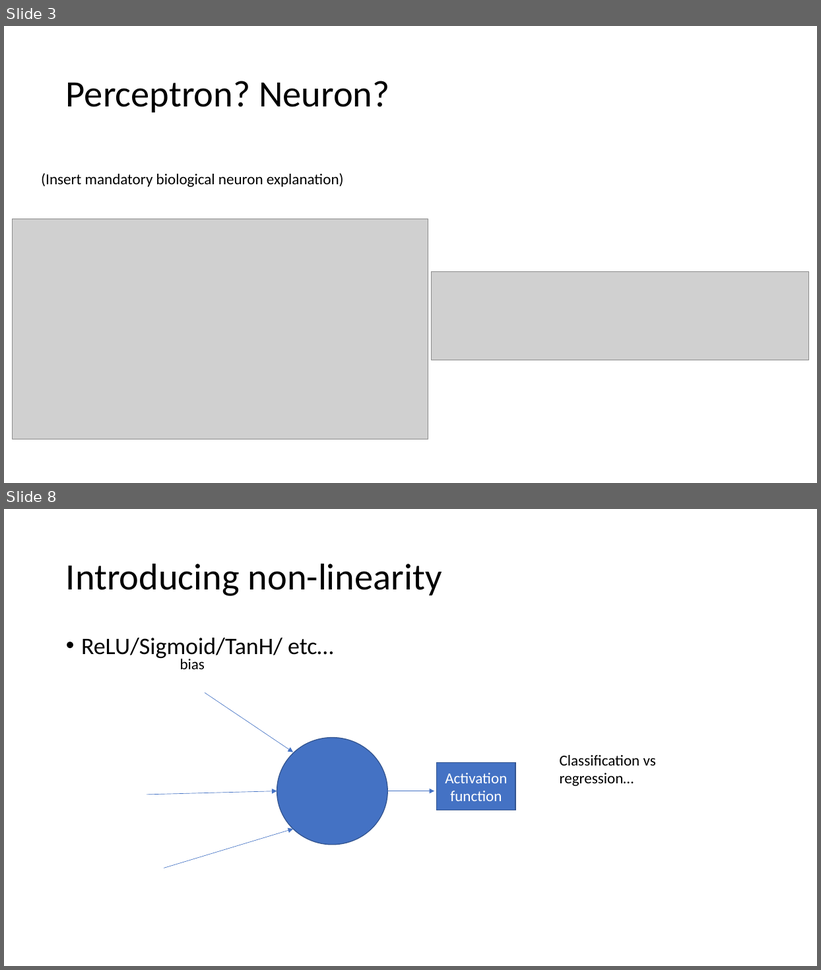
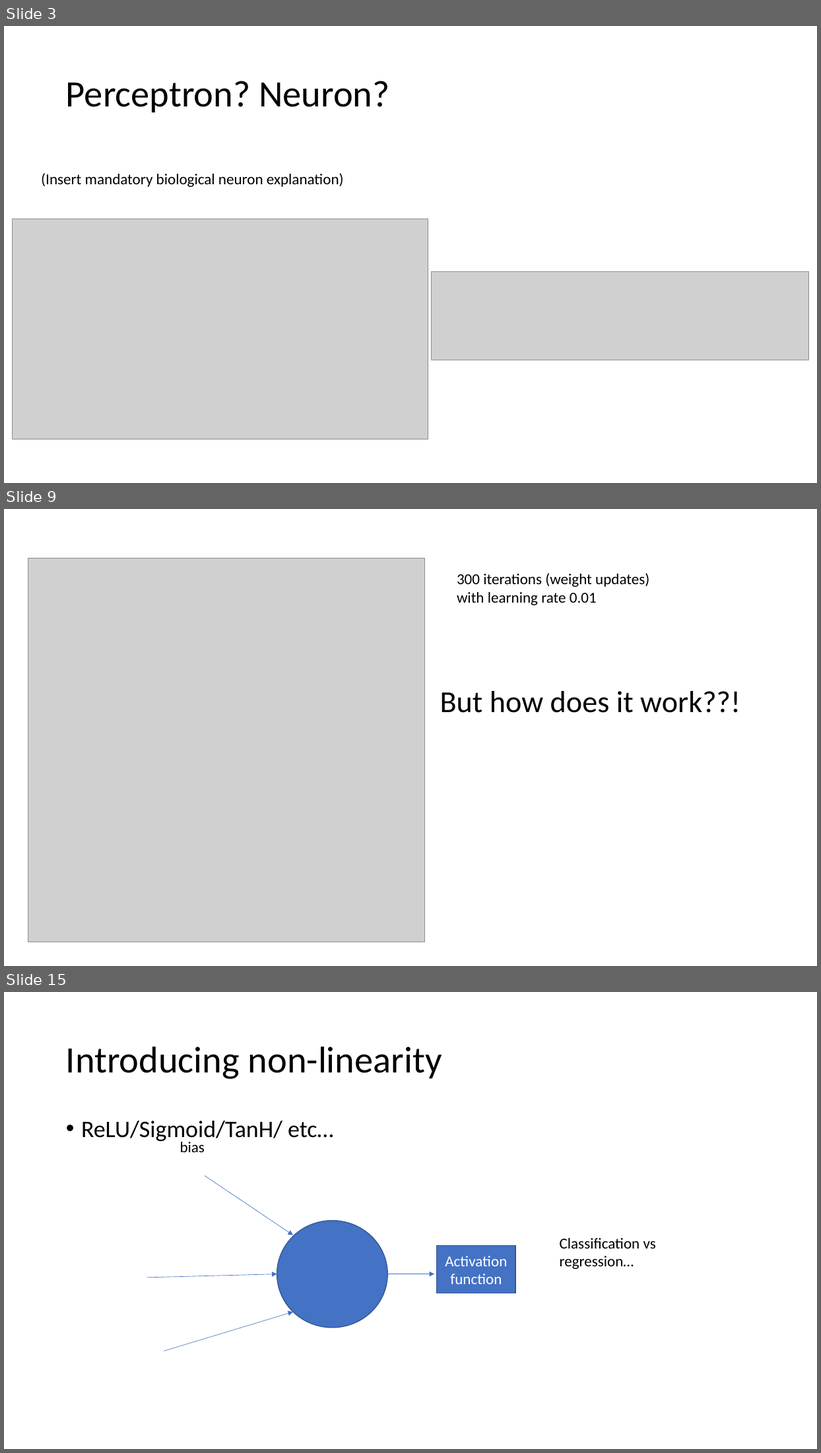
Before and after one commit to Huffwut/Python-meeting, a slide deck: machine learning learnings/perceptron - object detection.pptx. Shown one above the other, each under a label of ours: slides 3 and 8 before the commit, slides 3, 9 and 15 after it; the slides between them are not shown. The pictures are 821x970 and 821x1453 pixels, drawn with LibreOffice and Linux fonts; fonts in the diff are those of the drawing; grey boxes stand for pictures. Boxes give left, top, right and bottom in pixels: in the first picture for what was removed or moved away, otherwise in the second. Text is boxed around its words. In the diff, an @@ line names an element or a change of style, - is before the commit and + after.

```diff
--- a/machine learning learnings/perceptron - object detection.pptx
+++ b/machine learning learnings/perceptron - object detection.pptx
@@ slide 9 added at box(4, 509, 817, 966), background #FFFFFF @@
@@ picture added at box(28, 559, 425, 942) @@
@@ text added at box(457, 573, 649, 605), 18 pt, text #000000 @@
+300 iterations (weight updates) with learning rate 0.01
@@ text added at box(440, 691, 741, 713), 36 pt, text #000000 @@
+But how does it work??!
@@ what was slide 8 is now slide 15 @@
```
Also in this commit, not shown: 2 slides changed, 9 other slides added, 2 slides removed, 1 other file.
